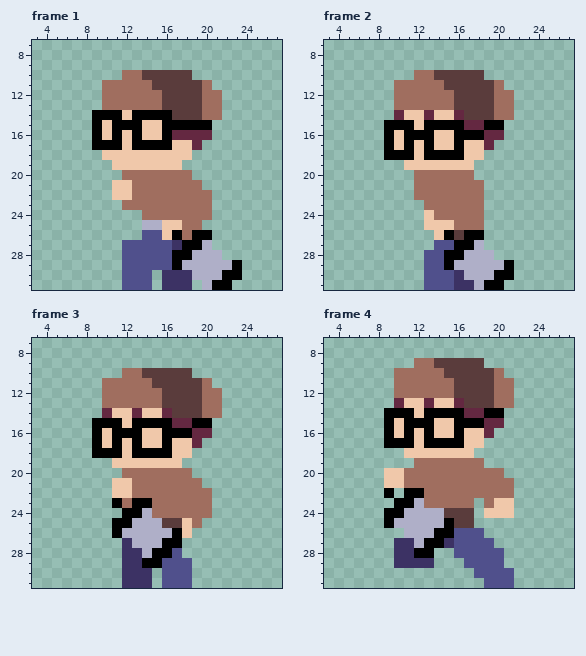
Edited in one commit: pixel-art file (Game/SPRITES/Player/RUN/Run_Left.ase). Above, as it was before the edit.
32x32 pixels, 14 frames. Shown: frame 1: x 3..27, y 7..31; frame 2: x 3..27, y 7..31; frame 3: x 3..27, y 7..31; frame 4: x 3..27, y 7..31. The commit also changed other frames, which this record leaves out.
After the commit:
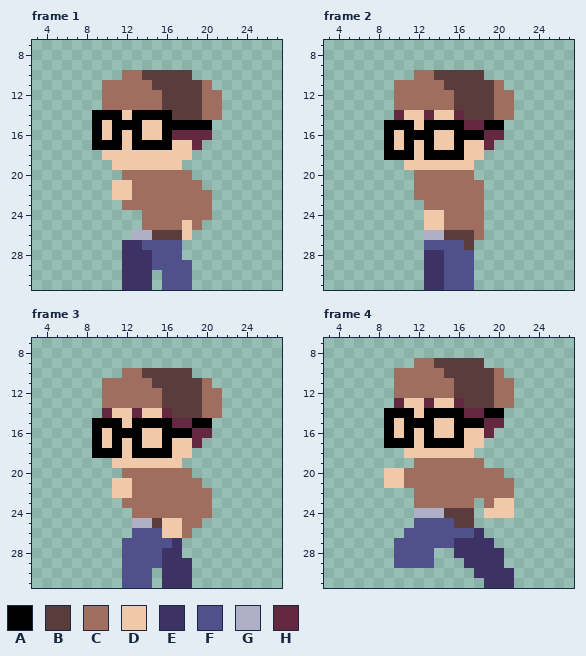
Palette (. is transparent): A #000000  B #5a3c3c  C #a06e5f  D #f0c8aa  E #3c3264  F #50508c  G #afafc8  H #642841
From old to new:
Changed rows in their new state; - is an unchanged pixel.
Frame 1, layer "Layer 1":
first column x 12:
25 --CCCCD-----
26 -GGBBBD..---
27 EE---F...---
28 EEE--F....--
29 EEE--FF.....
30 EEE-FFF.....
31 EEE-FFF-...-
Frame 2, layer "Layer 1":
first column x 13:
24 -D-------
25 --C------
26 GGB-BC---
27 F--FB.---
28 EEFFF..--
29 EEFFF....
30 EE-FF....
31 EE-FF...-
Frame 3, layer "Layer 1":
first column x 11:
23 .-CC----
24 -.CC----
25 ..--BDDC
26 ..FFFDDC
27 -FFFFFE-
28 -FFFFEE-
29 -FFFFEEE
30 -FFF-EEE
31 -FFF-EEE
Frame 4, layer "Layer 1":
first column x 9:
22 .-.C---------
23 -..C---------
24 ...----------
25 ...FFFF------
26 --FFFFF--E---
27 -FFFFFFEEEE--
28 -FFFF--EEEEE-
29 -FFFF---EEEE-
30 ---------EEEE
31 ----------EEE
Changed places in both pictures, as pixel boxes (x1, y1, x2, y2):
changed: (122, 220, 242, 290)
changed: (424, 210, 514, 290)
changed: (112, 498, 192, 588)
changed: (384, 488, 514, 588)
